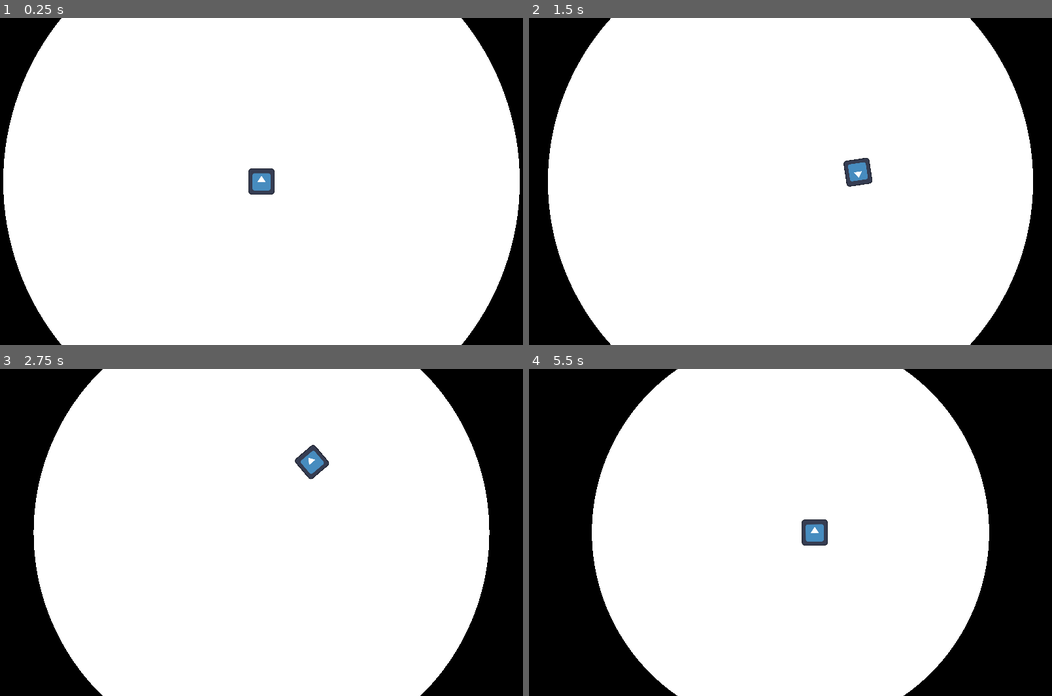
Above: before the commit, frames 1-4 (two rows, left to right).
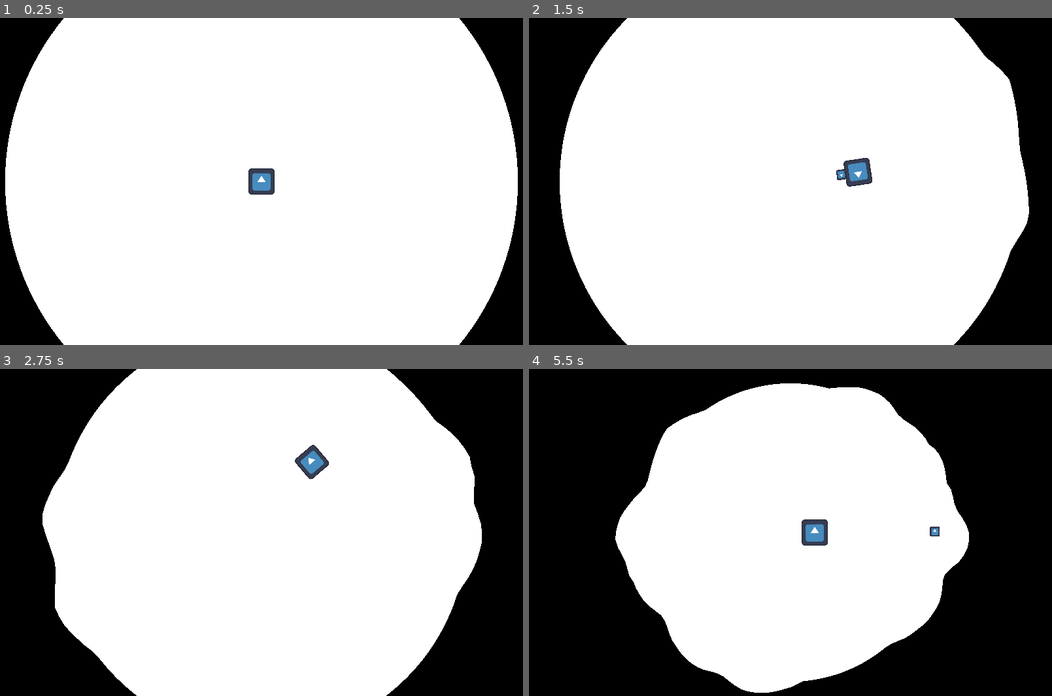
Above: after the commit, the same moments.

Repository: sergei11156/limetedSpace
Game: Godot game, scene res://main.tscn
Two runs of this game, one before a commit and one after it. Both use one fixed random seed, a clock stepped at 60 frames per second and the inputs below. The engine's default icon, where the game draws it, is replaced by a stand-in: a white triangle on a blue panel in a dark square.
Inputs (mouse positions are in pixels of both pictures, inside the frame that each line leads up to):
- Up to frame 1 (0.25 s): no input
- Up to frame 2 (1.5 s): move the mouse to (905, 165) at 0.52 s; tap Space (shot, bound only after the commit) at 0.6, 1.35 s; move the mouse to (685, 197) at 1.27 s
- Up to frame 3 (2.75 s): move the mouse to (313, 460) at 2.02 s; tap Space (shot, bound only after the commit) at 2.1 s
- Up to frame 4 (5.5 s): move the mouse to (764, 597) at 2.77 s; tap Space (shot, bound only after the commit) every 0.75 s from 2.85 to 5.1 s; move the mouse to (947, 581) at 3.52 s; move the mouse to (633, 483) at 4.27 s; move the mouse to (816, 532) at 5.02 s

The runs differ from the first frame. In frame 1, 0.8% of the frame differs, in the area x 0-100%, y 0-100%; in frame 2, 4.4%; in frame 3, 7.6%; in frame 4, 20%, in the area x 12-88%, y 0-100%.

Commit message:
first gameplay version ;

Diff:
--- /dev/null
+++ b/bullet.gd
@@ -0,0 +1,21 @@
+extends RigidBody2D
+
+signal bulletHitBorder
+@export var velocity = Vector2(2000.0, 0.0)
+
+# Called when the node enters the scene tree for the first time.
+func _ready():
+	pass # Replace with function body.
+
+
+# Called every frame. 'delta' is the elapsed time since the previous frame.
+func _process(delta):
+	pass
+
+func shotAt(shotPosition, shotRotation):
+	position = shotPosition
+	rotation = shotRotation
+	linear_velocity = velocity.rotated(rotation)
+
+func onAreaTouch():
+	bulletHitBorder.emit(position)
--- a/bullet.tscn
+++ b/bullet.tscn
@@ -1,6 +1,7 @@
-[gd_scene load_steps=4 format=3 uid="uid://bkm4umngv77q1"]
+[gd_scene load_steps=5 format=3 uid="uid://bkm4umngv77q1"]
 
 [ext_resource type="Texture2D" uid="uid://cypif4l37ffff" path="res://icon.svg" id="1_kxd3n"]
+[ext_resource type="Script" path="res://bullet.gd" id="1_tim8k"]
 
 [sub_resource type="CircleShape2D" id="CircleShape2D_qhu0e"]
 radius = 30.1496
@@ -17,6 +18,9 @@
 }]
 
 [node name="Bullet" type="RigidBody2D"]
+collision_layer = 2
+collision_mask = 0
+script = ExtResource("1_tim8k")
 
 [node name="CollisionShape2D" type="CollisionShape2D" parent="."]
 shape = SubResource("CircleShape2D_qhu0e")
--- a/freeArea.gd
+++ b/freeArea.gd
@@ -3,10 +3,14 @@
 var screen_size
 var radius
 var vertices
+var verticesEffects = []
 var slices
 var collisionSlices
 @export var verticesCount = 144
-
+@export var effectLifetime = 1
+@export var сollapseVelocity = 100
+@export var maxEffectRadiusForCollision = 500.0
+signal playerHitBorder
 
 
 func _ready():
@@ -18,6 +22,7 @@
 
 
 func startGame():
+	verticesEffects = []
 	vertices = []
 	for step in range(verticesCount):
 		var verticePos = Vector2.from_angle(PI * 2 / verticesCount * step)
@@ -30,7 +35,7 @@
 func rand(v):
 	return v * ((randi() % 10 - 5) / 500.0 + 1)
 
-func drawVertices(vertices: Array, slices: Array, ):
+func drawVertices(vertices: Array, slices: Array):
 	var verticesInSlice = vertices.size()/slices.size()
 	var polygonVertices = []
 	for i in vertices.size() + 1:
@@ -57,6 +62,8 @@
 	vertices = vertices.map(func(v): return updateVertice(v, delta))
 	drawVertices(vertices, slices)
 	drawVertices(vertices, collisionSlices)
+	updateEffectsLifetime(delta)
+
 	#var poligon = $Polygon2D.get_polygon();
 	#for i in poligon.size():
 	#
@@ -65,11 +72,42 @@
 	#$Area2D/CollisionPolygon2D.set_polygon(poligon)
 
 
-func updateVertice(v, delta):
-	var deltaPosition = -v.normalized() * v.length() * 0.05 * delta;
-	return v + deltaPosition * (1 + (randi() % 10)/100)
+func updateEffectsLifetime(delta):
+	var newEffects = []
+	for effect in verticesEffects:
+		effect["lifetime"] -= delta
+		if effect["lifetime"] > 0:
+			newEffects.push_back(effect)
+	verticesEffects = newEffects
 
 
+func updateVertice(v, delta):
+	var deltaPosition = -v.normalized() * delta * сollapseVelocity;
+	var newVerticePosition = v + deltaPosition
+	newVerticePosition = applyEffects(newVerticePosition, delta)
+	return newVerticePosition
+
+func applyEffects(vertice, delta):
+	for effect in verticesEffects:
+		var effectRadius = effect["radius"] * (effect["lifetime"] / effectLifetime)
+		var distanceBeetwen = (effect["position"] - vertice).length()
+		if distanceBeetwen < effectRadius:
+			vertice += distanceBeetwen/effectRadius * effect["impulse"] * vertice.normalized() * delta
+	return vertice
+
 func _on_area_2d_body_entered(body):
-	body.onAreaTouch()
-	pass # Replace with function body.
+	if body.name == "Player":
+		playerHitBorder.emit()
+	else:
+		onBulletHitBorder(body)
+
+
+func onBulletHitBorder(body):
+	verticesEffects.push_back({
+		"position": body.position - screen_size/2,
+		"impulse": body.velocity.length() / 10,
+		"lifetime": effectLifetime,
+		"radius": maxEffectRadiusForCollision
+	})
+	body.queue_free()
+	pass
--- a/freeArea.tscn
+++ b/freeArea.tscn
@@ -10,6 +10,8 @@
 color = Color(0, 0, 0, 1)
 
 [node name="Area2D" type="Area2D" parent="."]
+collision_layer = 3
+collision_mask = 3
 
 [node name="CollisionSliece1" type="CollisionPolygon2D" parent="Area2D"]
 
@@ -28,8 +30,4 @@
 [node name="PolygonSliece4" type="Polygon2D" parent="."]
 color = Color(0, 0, 0, 1)
 
-[connection signal="area_entered" from="Area2D" to="." method="_on_area_2d_area_entered"]
-[connection signal="area_shape_exited" from="Area2D" to="." method="_on_area_2d_area_shape_exited"]
 [connection signal="body_entered" from="Area2D" to="." method="_on_area_2d_body_entered"]
-[connection signal="body_shape_entered" from="Area2D" to="." method="_on_area_2d_body_shape_entered"]
-[connection signal="body_shape_exited" from="Area2D" to="." method="_on_area_2d_body_shape_exited"]
--- a/main.gd
+++ b/main.gd
@@ -1,5 +1,5 @@
 extends Node
-
+@export var bulletScene: PackedScene
 
 # Called when the node enters the scene tree for the first time.
 func _ready():
@@ -8,9 +8,13 @@
 
 # Called every frame. 'delta' is the elapsed time since the previous frame.
 func _process(delta):
-	pass
+	if Input.is_action_just_pressed("shot"):
+		var bullet = bulletScene.instantiate()
+		bullet.shotAt($Player.position, $Player.rotation)
+
+		add_child(bullet)
 
 
-func _on_player_player_hit_border():
+func _on_free_area_player_hit_border():
 	$FreeArea.startGame()
 	$Player.startGame()
--- a/main.tscn
+++ b/main.tscn
@@ -1,11 +1,13 @@
-[gd_scene load_steps=4 format=3 uid="uid://c41mh216ishgs"]
+[gd_scene load_steps=5 format=3 uid="uid://c41mh216ishgs"]
 
 [ext_resource type="PackedScene" uid="uid://cgcyys4tghaf" path="res://freeArea.tscn" id="1_amc8x"]
 [ext_resource type="Script" path="res://main.gd" id="1_ncd3l"]
 [ext_resource type="PackedScene" uid="uid://bauktxrl3uuey" path="res://player.tscn" id="2_sint0"]
+[ext_resource type="PackedScene" uid="uid://bkm4umngv77q1" path="res://bullet.tscn" id="2_ykwac"]
 
 [node name="main" type="Node"]
 script = ExtResource("1_ncd3l")
+bulletScene = ExtResource("2_ykwac")
 
 [node name="FreeArea" parent="." instance=ExtResource("1_amc8x")]
 
@@ -20,4 +22,4 @@
 grow_horizontal = 2
 grow_vertical = 2
 
-[connection signal="playerHitBorder" from="Player" to="." method="_on_player_player_hit_border"]
+[connection signal="playerHitBorder" from="FreeArea" to="." method="_on_free_area_player_hit_border"]
--- a/player.gd
+++ b/player.gd
@@ -3,7 +3,6 @@
 @export var speed = 1000
 var mouse_position = null
 
-signal playerHitBorder
 
 # Called when the node enters the scene tree for the first time.
 func _ready():
@@ -21,8 +20,7 @@
 		look_at(mouse_position)
 
 
+
+
 func startGame():
 	position = get_viewport_rect().size / 2
-
-func onAreaTouch():
-	playerHitBorder.emit()
--- a/project.godot
+++ b/project.godot
@@ -21,6 +21,15 @@
 window/size/viewport_height=1600
 window/stretch/mode="canvas_items"
 
+[input]
+
+shot={
+"deadzone": 0.5,
+"events": [Object(InputEventKey,"resource_local_to_scene":false,"resource_name":"","device":-1,"window_id":0,"alt_pressed":false,"shift_pressed":false,"ctrl_pressed":false,"meta_pressed":false,"pressed":false,"keycode":0,"physical_keycode":32,"key_label":0,"unicode":32,"echo":false,"script":null)
+, Object(InputEventMouseButton,"resource_local_to_scene":false,"resource_name":"","device":-1,"window_id":0,"alt_pressed":false,"shift_pressed":false,"ctrl_pressed":false,"meta_pressed":false,"button_mask":0,"position":Vector2(0, 0),"global_position":Vector2(0, 0),"factor":1.0,"button_index":1,"canceled":false,"pressed":false,"double_click":false,"script":null)
+]
+}
+
 [physics]
 
 2d/default_gravity_vector=Vector2(2.08165e-12, 2.08165e-12)
